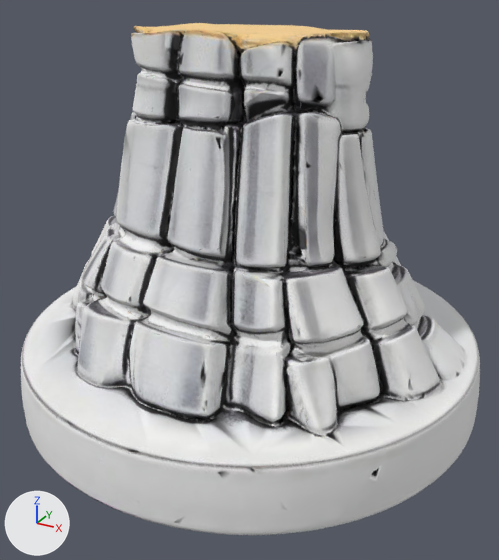
One commit to the glTF model public/models/mapbox/devils_tower.glb: the scene before it, then after it.
Camera for both pictures: a 50 mm camera at (1.26, -2.3, 0.89) aimed at (0.04, -0.08, -0.22). Arrows for +X, +Y and +Z are at lower left; the lights stay in place. The older version comes first. Where no turn or scale is listed for an object, it has been applied to the vertices.

Script lines for the objects in view, before the commit:
```python
mat_material_0 = bpy.data.materials.new('Material_0')
mat_material_0.use_nodes = True; mat_material_0.node_tree.nodes.clear()
_N = mat_material_0.node_tree.nodes; _L = mat_material_0.node_tree.links
n0 = _N.new('ShaderNodeBsdfPrincipled'); n0.name = 'Principled BSDF'
n0.inputs[2].default_value = 0.8  # 'Roughness'
n1 = _N.new('ShaderNodeOutputMaterial'); n1.name = 'Material Output'
n2 = _N.new('ShaderNodeTexImage'); n2.name = 'Image Texture'
n2.image = img_image_0
n3 = _N.new('ShaderNodeNormalMap'); n3.name = 'Normal Map'
n3.uv_map = 'UVMap'
n4 = _N.new('ShaderNodeTexImage'); n4.name = 'Image Texture.001'
n4.image = img_normal
_L.new(n0.outputs[0], n1.inputs[0])  # 'BSDF' to 'Surface'
_L.new(n2.outputs[0], n0.inputs[0])  # 'Color' to 'Base Color'
_L.new(n3.outputs[0], n0.inputs[5])  # 'Normal' to 'Normal'
_L.new(n4.outputs[0], n3.inputs[1])  # 'Color' to 'Color'
me_mesh_0 = bpy.data.meshes.new('Mesh_0')
me_mesh_0.from_pydata(...)  # 15267 vertices, 30553 faces; spans x -0.95..0.95, y -0.95..0.95, z -0.74..0.74
me_mesh_0.materials.append(mat_material_0)
ob_mesh_0 = bpy.data.objects.new('Mesh_0', me_mesh_0)
ob_mesh_0.location = (-0.001, 0.001, -0.001)
```
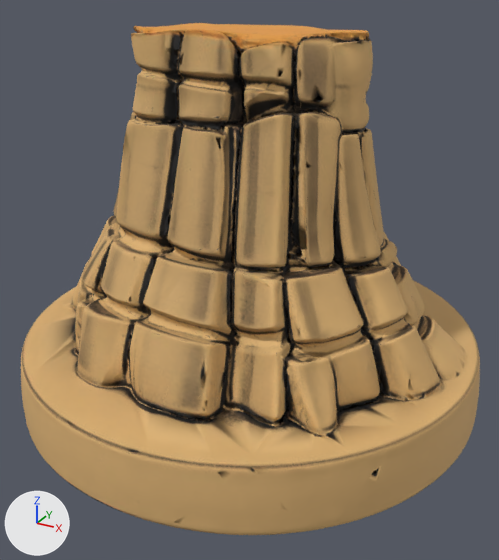
What differs and where, as boxes [x1, y1, x2, y2] in the pictures (499 x 560 px):
'Mesh_0', recoloured (grey to orange)
    both: [21, 23, 480, 535]

Edits to the bpy script that builds the scene:
```text
Change mat_material_0:
    add n5 = _N.new('ShaderNodeMix'); n5.name = 'Mix'
    add n5.data_type = 'RGBA'
    add n5.blend_type = 'MULTIPLY'
    add n5.inputs[0].default_value = 1.0  # 'Factor'
    add n5.inputs[7].default_value = (0.804, 0.498, 0.196, 1.0)  # 'B', beige #e8bb7a
    where n2 = _N.new('ShaderNodeTexImage'); n2.name = 'Image Texture'
    where n0 = _N.new('ShaderNodeBsdfPrincipled'); n0.name = 'Principled BSDF'
    remove _L.new(n2.outputs[0], n0.inputs[0])  # 'Color' to 'Base Color'
    add _L.new(n5.outputs[2], n0.inputs[0])  # 'Result' to 'Base Color'
    add _L.new(n2.outputs[0], n5.inputs[6])  # 'Color' to 'A'
```
